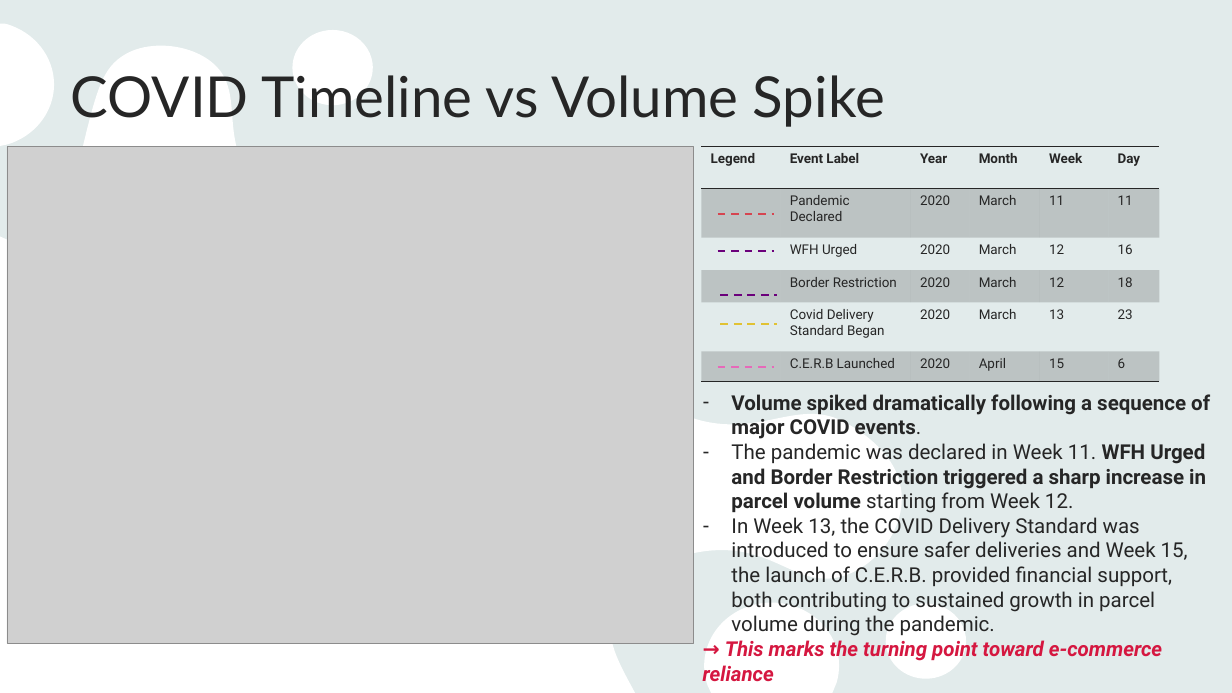
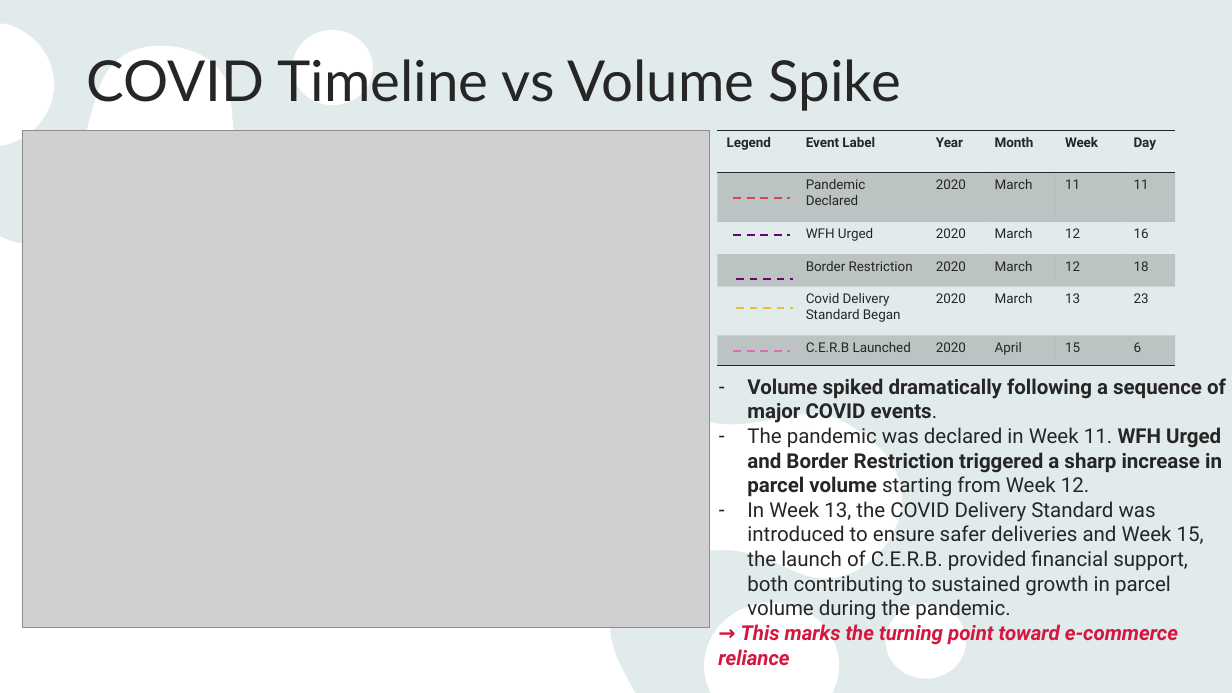
Before and after one commit to anhquanbui/finalprojectg7, a slide deck: slide 7 of Project.pptx. Drawn at 1232x693 pixels with LibreOffice and Linux fonts; fonts in the diff are those of the drawing; grey boxes stand for pictures. Boxes give left, top, right and bottom in pixels: in the first picture for what was removed or moved away, otherwise in the second. Text is boxed around its words. In the diff, an @@ line names an element or a change of style, - is before the commit and + after.

Commit message:
Adding final powwer point

```diff
--- a/Project.pptx
+++ b/Project.pptx
@@ 3 lines, 2 texts, 1 picture, 1 table moved together from (x1=7, y1=75, x2=1210, y2=682) to (x1=23, y1=59, x2=1226, y2=666) @@
@@ line moved from (718, 251) - (775, 251) to (734, 198) - (790, 198) @@
@@ line (734, 198) - (790, 198): stroke #6B007B 1.5 pt dashed to #D64550 1.5 pt dashed @@
@@ line moved from (718, 213) - (775, 213) to (734, 235) - (790, 235) @@
@@ line (734, 235) - (790, 235): stroke #D64550 1.5 pt dashed to #6B007B 1.5 pt dashed @@
```
Also in this commit, not shown: 9 other slides changed, 4 slides added, 2 slides removed.
